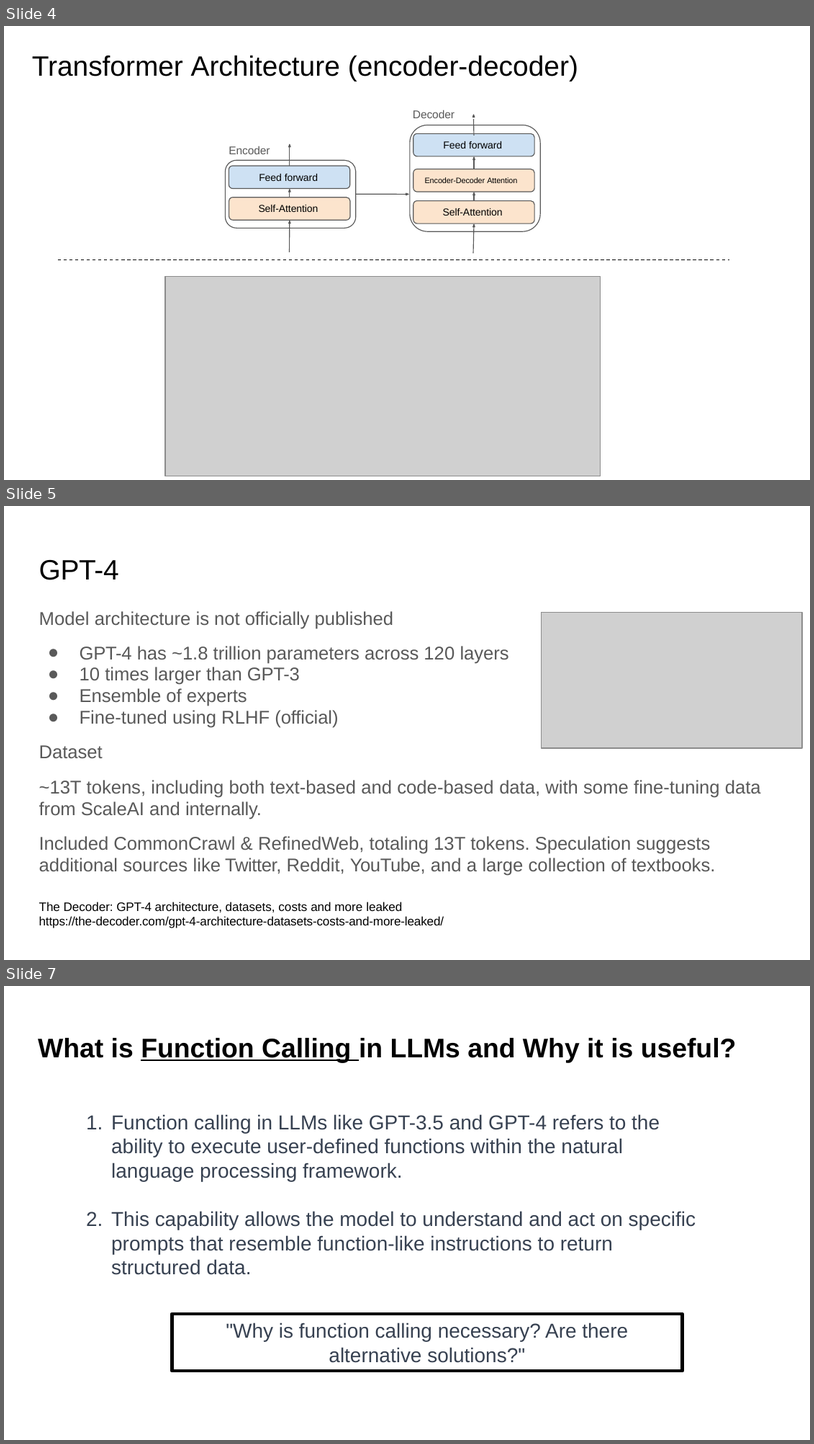
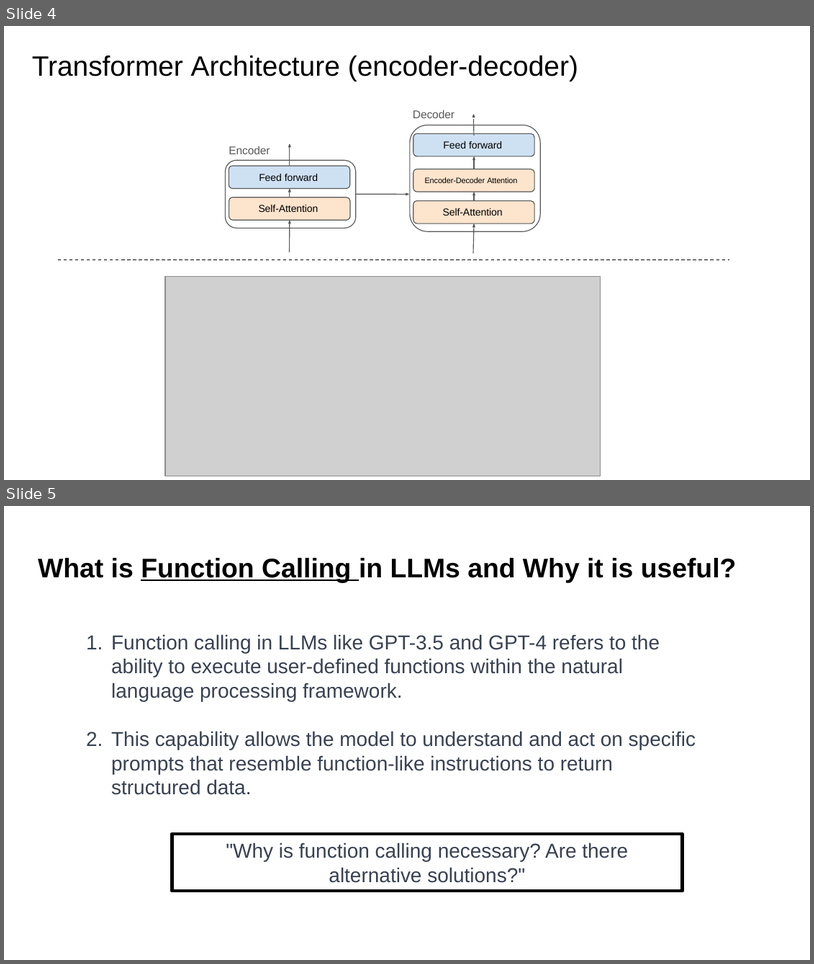
Before and after one commit to tmehtiyev2019/llm-api-tm, a slide deck: Project Presentation-Tural Mehtiyev.pptx. Shown one above the other, each under a label of ours: slides 4, 5 and 7 before the commit, slides 4 and 5 after it; the slides between them are not shown. The pictures are 814x1444 and 814x964 pixels, drawn with LibreOffice and Linux fonts; fonts in the diff are those of the drawing; grey boxes stand for pictures; background and template pictures are left out. Boxes give left, top, right and bottom in pixels: in the first picture for what was removed or moved away, otherwise in the second. Text is boxed around its words. In the diff, an @@ line names an element or a change of style, - is before the commit and + after.

```diff
--- a/Project Presentation-Tural Mehtiyev.pptx
+++ b/Project Presentation-Tural Mehtiyev.pptx
@@ slide 5 removed at box(4, 506, 810, 960), background #FFFFFF @@
@@ title removed at box(39, 560, 119, 580) @@
-GPT-4
@@ text removed at box(39, 611, 761, 875) @@
-Model architecture is not officially published
-● GPT-4 has ~1.8 trillion parameters across 120 layers
-● 10 times larger than GPT-3
-● Ensemble of experts
-● Fine-tuned using RLHF (official)
-Dataset
-~13T tokens, including both text-based and code-based data, with some fine-tuning data from ScaleAI and internally.
-Included CommonCrawl & RefinedWeb, totaling 13T tokens. Speculation suggests additional sources like Twitter, Reddit, YouTube, and a large collection of textbooks.
@@ picture removed at box(541, 612, 802, 748) @@
@@ text removed at box(39, 901, 445, 928) @@
-The Decoder: GPT-4 architecture, datasets, costs and more leaked https://the-decoder.com/gpt-4-architecture-datasets-costs-and-more-leaked/
@@ what was slide 7 is now slide 5 @@
```
Also in this commit, not shown: 3 slides changed, 1 other slide removed.
